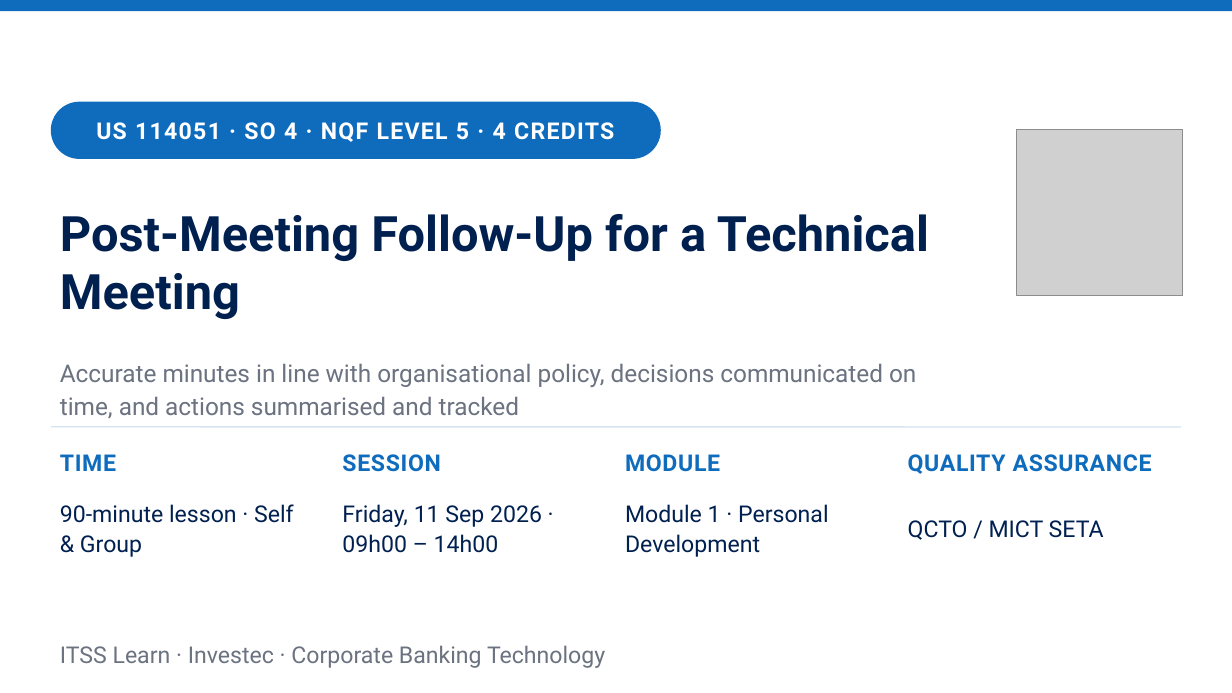
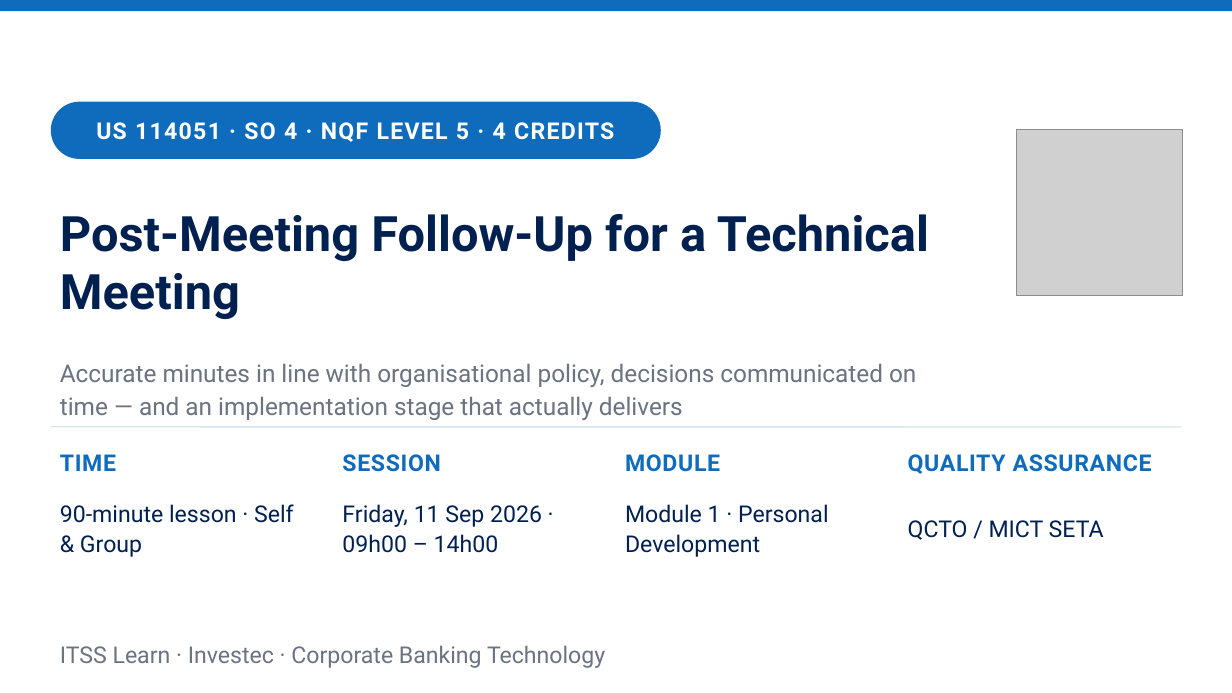
Before and after one commit to andrekyle/ITsystemsupport, a slide deck: slide 1 of public/downloads/US-114051-L4-Post-Meeting-Follow-Up.pptx. Drawn at 1232x693 pixels with LibreOffice and Linux fonts; fonts in the diff are those of the drawing; grey boxes stand for pictures. Boxes give left, top, right and bottom in pixels: in the first picture for what was removed or moved away, otherwise in the second. Text is boxed around its words. In the diff, an @@ line names an element or a change of style, - is before the commit and + after.

```diff
--- a/public/downloads/US-114051-L4-Post-Meeting-Follow-Up.pptx
+++ b/public/downloads/US-114051-L4-Post-Meeting-Follow-Up.pptx
@@ text at [60,363,916,420]: text changed @@
-Accurate minutes in line with organisational policy, decisions communicated on time, and actions summarised and tracked
+Accurate minutes in line with organisational policy, decisions communicated on time — and an implementation stage that actually delivers
```
Also in this commit, not shown: 5 other slides changed, 5 slides added, 10 other files.
